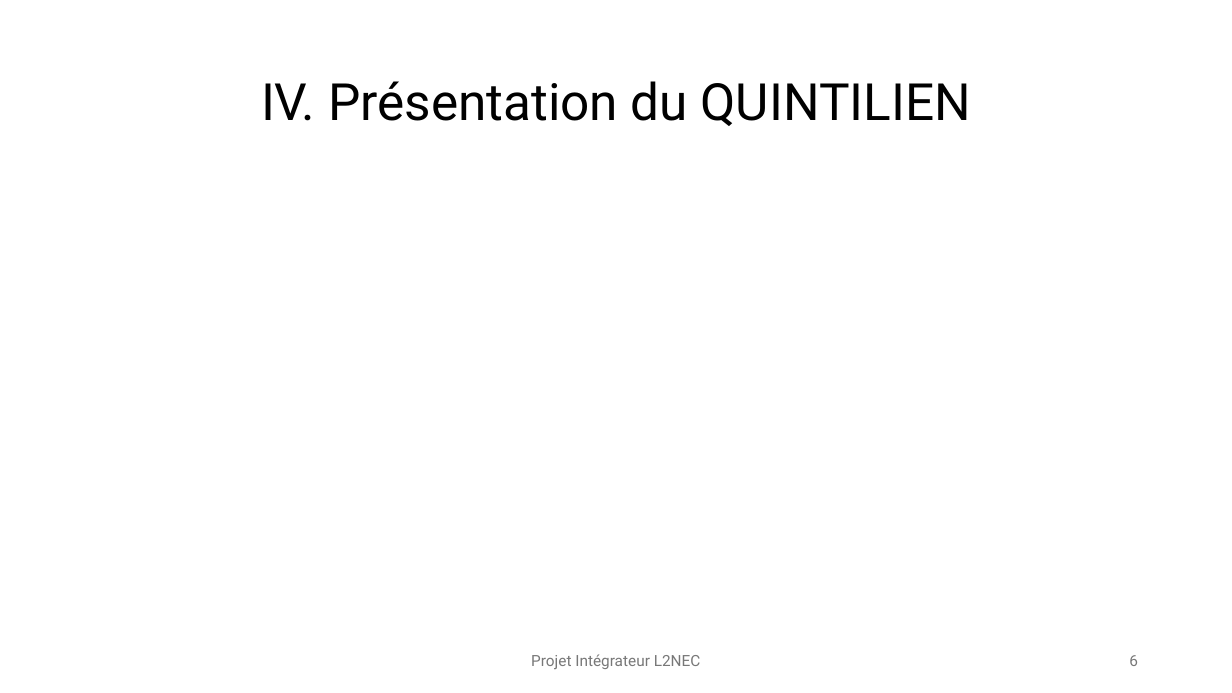
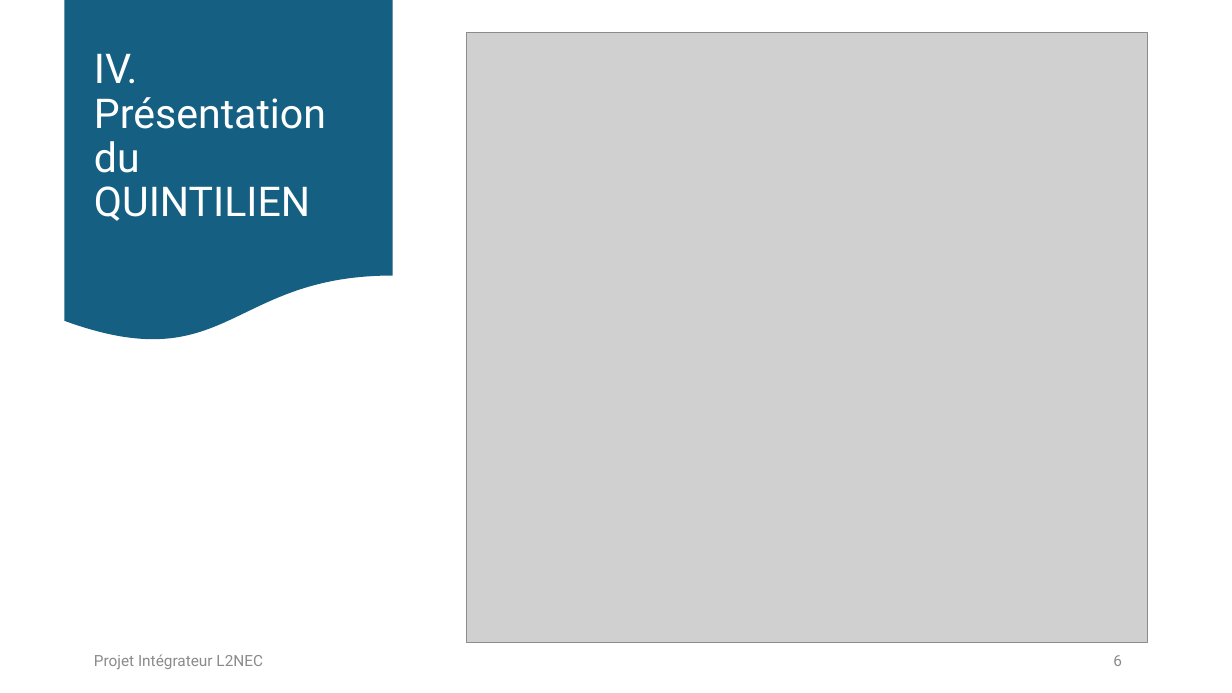
Before and after one commit to ArthurPeyre/UPPA_Navette, a slide deck: slide 6 of AVANT-PROJET/PrésentationAvantProjet.pptx. Drawn at 1232x693 pixels with LibreOffice and Linux fonts; fonts in the diff are those of the drawing; grey boxes stand for pictures. Boxes give left, top, right and bottom in pixels: in the first picture for what was removed or moved away, otherwise in the second. Text is boxed around its words. In the diff, an @@ line names an element or a change of style, - is before the commit and + after.

```diff
--- a/AVANT-PROJET/PrésentationAvantProjet.pptx
+++ b/AVANT-PROJET/PrésentationAvantProjet.pptx
@@ flow chart document added at (x1=65, y1=0, x2=393, y2=344), fill #156082 @@
@@ title "IV. Présentation du QUINTILIEN" moved from (x1=261, y1=81, x2=971, y2=126) to (x1=94, y1=53, x2=326, y2=221) @@
@@ title "IV. Présentation du QUINTILIEN" at (x1=94, y1=53, x2=326, y2=221): size 40 to 32 pt, text colour #000000 to #FFFFFF; alignment centre to left @@
@@ picture added at (x1=467, y1=32, x2=1148, y2=642) @@
@@ text "Projet Intégrateur L2NEC" moved from (x1=531, y1=654, x2=701, y2=669) to (x1=94, y1=654, x2=263, y2=669) @@
@@ text "Projet Intégrateur L2NEC" at (x1=94, y1=654, x2=263, y2=669): text colour #797979 to #8C8C8C; alignment centre to left; more space between paragraphs @@
@@ page number moved from (x1=1129, y1=655, x2=1138, y2=666) to (x1=1113, y1=655, x2=1122, y2=666) @@
@@ page number at (x1=1113, y1=655, x2=1122, y2=666): text colour #797979 to #8C8C8C; alignment right to left; more space between paragraphs @@
```
Also in this commit, not shown: 1 slide added, 2 other files.
